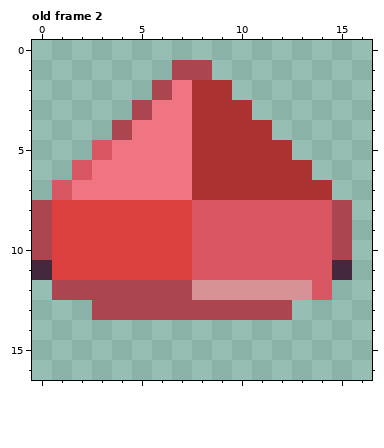
File history of a pixel-art file, raw/pickupDiamond.ase. Above, as it was before the edit.
17x17 pixels, 2 frames. Shown: old frame 2. The commit also changed other frames, which this record leaves out.
Now the later version:
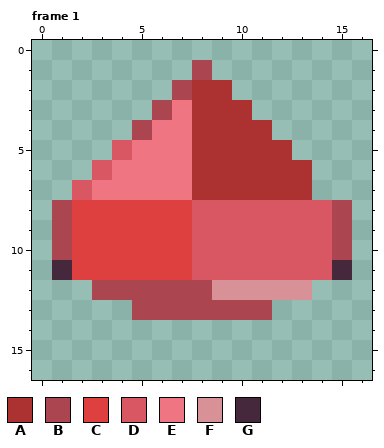
Palette (. is transparent): A #ac3232  B #ab4650  C #de4040  D #d95763  E #f07582  F #d99198  G #45283c
A new or re-ordered frame is compared with the old frame closest to it.
The author wrote: Diamond sprites improved, door sprites created
Difference:
{"change": "frames re-ordered"}
{"where": "frame 1 against old frame 2"}
{"frame":1,"y":1,"x":7,"old":"B","new":"."}
{"frame":1,"y":2,"x":6,"old":"BE","new":".B"}
{"frame":1,"y":3,"x":5,"old":"BE","new":".B"}
{"frame":1,"y":4,"x":4,"old":"BE","new":".B"}
{"frame":1,"y":5,"x":3,"old":"DE","new":".D"}
{"frame":1,"y":6,"x":2,"old":"DE","new":".D"}
{"frame":1,"y":7,"x":1,"old":"DE","new":".D"}
{"frame":1,"y":7,"x":14,"old":"A","new":"."}
{"frame":1,"y":8,"x":0,"old":"BC","new":".B"}
{"frame":1,"y":9,"x":0,"old":"BC","new":".B"}
{"frame":1,"y":10,"x":0,"old":"BC","new":".B"}
{"frame":1,"y":11,"x":0,"old":"GC","new":".G"}
{"frame":1,"y":12,"x":1,"old":"BB","new":".."}
{"frame":1,"y":12,"x":8,"old":"F","new":"B"}
{"frame":1,"y":12,"x":14,"old":"D","new":"."}
{"frame":1,"y":13,"x":3,"old":"BB","new":".."}
{"frame":1,"y":13,"x":12,"old":"B","new":"."}
{"label":"changed","picture_box":[32,60,212,320]}
{"label":"erased","picture_box":[312,180,332,200]}
{"label":"erased","picture_box":[272,280,332,320]}
